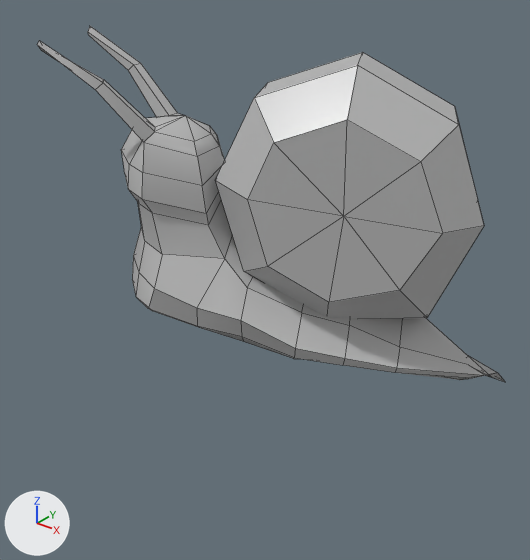
The FBX model SnailBoarder/Assets/Art/Animations/SnailAnimations/A_RailGrind_Snail.fbx, before and after one commit.
One viewpoint serves both versions: a 50 mm lens placed at (0.0607, -0.0789, 0.0955), pointed at (0.0007, -0.0039, 0.049). The lights are fixed; the arrows at lower left show +X, +Y and +Z. Mesh edges are drawn as thin lines. Where no turn or scale is listed for an object, it has been applied to the vertices.

The scene before the commit, as lines of its bpy script (objects in view):
```python
me_mesh = bpy.data.meshes.new('Mesh')
me_mesh.from_pydata(...)  # 174 vertices, 182 faces; spans x -0.0291..0.0311, y -0.0193..0.0218, z 0.0157..0.0644
me_mesh.materials.append(mat_stingraypbs1)  # its picture is missing
ob_mesh_playersnail = bpy.data.objects.new('Mesh_PlayerSnail', me_mesh)
ob_mesh_playersnail.location = (0.0, -0.0032, 0.0181)
```
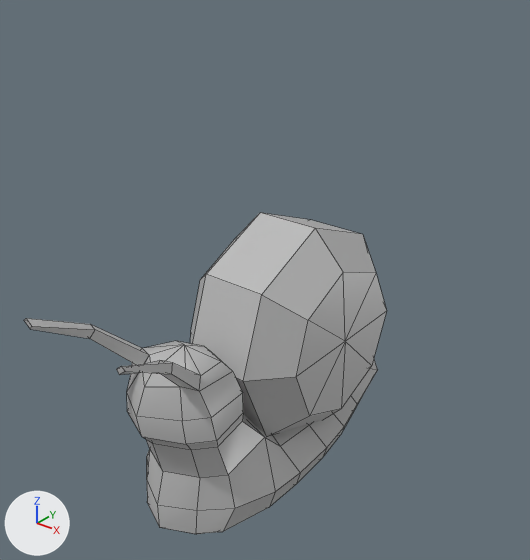
The edits, one by one:
me_mesh is used by ob_mesh_playersnail; location (0.0, -0.0032, 0.0181).
me_mesh had 174 vertices, 182 faces and spanned x -0.0291..0.0311, y -0.0193..0.0218, z 0.0157..0.0644.
me_mesh now has 174 vertices, 182 faces and spans x -0.0107..0.0107, y -0.0373..0.031, z 0.0174..0.0563.
me_mesh part 1: the loose piece of 34 vertices spanning x -0.0085..0.0275, y -0.0078..0.0218, z 0.0266..0.062 is multiplied about its middle by the matrix ((0.476, -0.879, 0.0), (0.874, 0.473, -0.113), (0.099, 0.054, 0.994)), then moved by (-0.0095, -0.0033, -0.0057).
me_mesh part 2: 140 of 174 vertices moved; they spanned x -0.0291..0.0311, y -0.0193..0.0199, z 0.0157..0.0644 and now span x -0.0107..0.0107, y -0.0373..0.031, z 0.0174..0.054; mean shift (0.0045, -0.0107, -0.0065); largest move (-0.0291, -0.0038, 0.0637) -> (-0.0089, -0.0373, 0.0535).
Object 'Mesh_PlayerSnail' (ob_mesh_playersnail) moves from (0.0, -0.0032, 0.0181) to (0.0, 0.0, 0.0).

Pixel boxes (x1, y1, x2, y2) of what changed, in the pictures (530 x 560 px; the box of a moved part takes in the faces that stretch with it):
'Mesh_PlayerSnail', reshaped, moved (22% narrower, 10% shorter): before (37, 26, 505, 382); after (24, 213, 387, 534)
part 1 of me_mesh, moved or reshaped: before (215, 52, 484, 319); after (190, 213, 387, 436)
part 2 of me_mesh, moved or reshaped: before (37, 26, 505, 382); after (24, 318, 378, 534)
